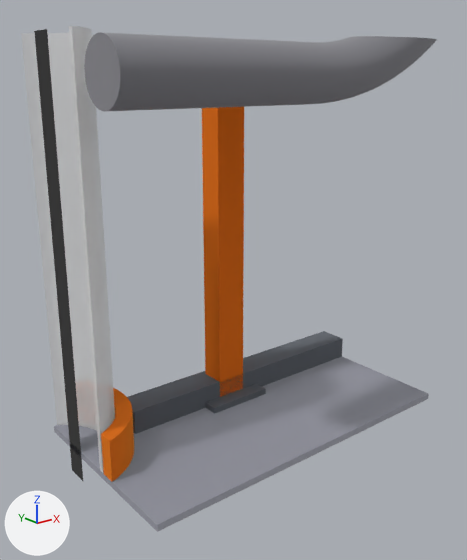
An edit to the glTF model docs/drawings/renders/track-supports-bottom-v2.glb, drawn before and after from the same camera.
One viewpoint serves both versions: a camera (50 mm lens) standing at (-122.0, -321.0, 512.0) and looking at (113.0, -27.0, 395.0). Arrows for +X, +Y and +Z are at lower left; the lights stay in place. The picture after the commit comes second. Where no turn or scale is listed for an object, it has been applied to the vertices. Vertices at exactly the same position are counted once.

The scene before the commit, as lines of its bpy script (objects in view):
```python
me_bottom_support_base_plates = bpy.data.meshes.new('bottom_support_base_plates')
me_bottom_support_base_plates.from_pydata(...)  # a box spanning x 103.0..147.0, y -20.0..16.0, z 304.0..308.0
me_bottom_support_base_plates.materials.append(mat_mat_5)  # grey #8c9199
me_bottom_support_posts = bpy.data.meshes.new('bottom_support_posts')
me_bottom_support_posts.from_pydata(...)  # a box spanning x 115.0..135.0, y -10.0..6.0, z 308.0..524.0
me_bottom_support_posts.materials.append(mat_mat_1)  # orange #f29933
me_growing_pipe = bpy.data.meshes.new('growing_pipe')
me_growing_pipe.from_pydata(...)  # 176 vertices, 348 faces; spans x 15.0..37.0, y -34.0..30.0, z 304.0..534.0
me_growing_pipe.materials.append(mat_mat_2)  # white #f2f2f2
me_lid = bpy.data.meshes.new('lid')
me_lid.from_pydata(...)  # a box spanning x 15.0..235.0, y -90.0..30.0, z 300.0..304.0
me_lid.materials.append(mat_mat_0)  # grey #9999a6
me_track_loop = bpy.data.meshes.new('track_loop')
me_track_loop.from_pydata(...)  # 3464 vertices, 6924 faces; spans x 15.0..235.0, y -76.0..-44.0, z 498.0..534.0
me_track_loop.materials.append(mat_mat_4)  # grey #b3b3b8
ob_bottom_support_base_plates = bpy.data.objects.new('bottom_support_base_plates', me_bottom_support_base_plates)
ob_bottom_support_base_plates.location = (0.0, 0.0, 0.0)
ob_bottom_support_posts = bpy.data.objects.new('bottom_support_posts', me_bottom_support_posts)
ob_bottom_support_posts.location = (0.0, 0.0, 0.0)
ob_growing_pipe = bpy.data.objects.new('growing_pipe', me_growing_pipe)
ob_growing_pipe.location = (0.0, 0.0, 0.0)
ob_lid = bpy.data.objects.new('lid', me_lid)
ob_lid.location = (0.0, 0.0, 0.0)
ob_track_loop = bpy.data.objects.new('track_loop', me_track_loop)
ob_track_loop.location = (0.0, 0.0, 0.0)
# also in view: 'socket' at (31.0, -8.0, 317.0); 'spine_tube' at (16.0, 0.0, 409.0); 'base_bar_and_lid_plates' at (142.0, 0.0, 312.0)
```
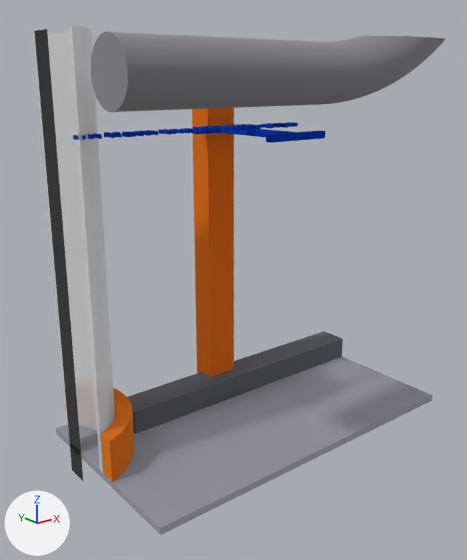
Pixel boxes [x1, y1, x2, y2] of what changed, in the pictures (467 x 560 px):
```json
{"object": "lid", "change": "reshaped", "before": [54, 357, 429, 532], "after": [56, 357, 432, 535]}
{"object": "track_loop", "change": "reshaped", "before": [84, 32, 437, 111], "after": [91, 32, 445, 112]}
{"object": "bottom_support_posts", "change": "moved", "before": [202, 107, 244, 397], "after": [192, 108, 234, 377]}
{"object": "track_offset_dimension", "change": "added", "after": [73, 122, 325, 143], "on screen": "blue"}
{"object": "bottom_support_base_plates", "change": "moved", "before": [205, 384, 266, 414], "after": [205, 384, 256, 408]}
```

Edits to the scene script, one JSON object a line:
```json
{"op": "add", "block": "mat_mat_9", "code": ["mat_mat_9 = principled_material('mat_9')", "mat_mat_9.base_color = (0.01, 0.1, 0.692)  # blue #1959d9", "mat_mat_9.metallic = 1.0", "mat_mat_9.roughness = 1.0"]}
{"block": "me_lid", "where": "# used by ob_lid; location = (0.0, 0.0, 0.0)"}
{"op": "remove", "block": "me_lid", "code": "me_lid.from_pydata(...)  # 8 vertices, 12 faces; spans x 15.0..235.0, y -90.0..30.0, z 300.0..304.0"}
{"op": "add", "block": "me_lid", "code": "me_lid.from_pydata(...)  # 8 vertices, 12 faces; spans x 15.0..235.0, y -93.0..27.0, z 300.0..304.0"}
{"block": "me_lid", "change": "me_lid part 1: the whole mesh is rebuilt"}
{"block": "me_track_loop", "where": "# used by ob_track_loop; location = (0.0, 0.0, 0.0)"}
{"op": "remove", "block": "me_track_loop", "code": "me_track_loop.from_pydata(...)  # 3464 vertices, 6924 faces; spans x 15.0..235.0, y -76.0..-44.0, z 498.0..534.0"}
{"op": "add", "block": "me_track_loop", "code": "me_track_loop.from_pydata(...)  # 3464 vertices, 6924 faces; spans x 15.0..235.0, y -82.0..-50.0, z 498.0..534.0"}
{"block": "me_track_loop", "change": "me_track_loop part 2: 18 vertices moved within x 148.0..223.0, y -65.0..-61.0, z 499.0..534.0; 3314 vertices removed from x 15.0..235.0, y -76.0..-44.0, z 498.0..534.0; 3314 vertices added at x 15.0..235.0, y -82.0..-50.0, z 498.0..534.0"}
{"block": "me_bottom_support_posts", "where": "# used by ob_bottom_support_posts; location = (0.0, 0.0, 0.0)"}
{"op": "remove", "block": "me_bottom_support_posts", "code": "me_bottom_support_posts.from_pydata(...)  # 8 vertices, 12 faces; spans x 115.0..135.0, y -10.0..6.0, z 308.0..524.0"}
{"op": "add", "block": "me_bottom_support_posts", "code": "me_bottom_support_posts.from_pydata(...)  # 8 vertices, 12 faces; spans x 115.0..135.0, y 0.0..16.0, z 308.0..524.0"}
{"block": "me_bottom_support_posts", "change": "me_bottom_support_posts part 3: the whole mesh is moved by (0.0, 10.0, 0.0)"}
{"block": "me_bottom_support_base_plates", "where": "# used by ob_bottom_support_base_plates; location = (0.0, 0.0, 0.0)"}
{"op": "remove", "block": "me_bottom_support_base_plates", "code": "me_bottom_support_base_plates.from_pydata(...)  # 8 vertices, 12 faces; spans x 103.0..147.0, y -20.0..16.0, z 304.0..308.0"}
{"op": "add", "block": "me_bottom_support_base_plates", "code": "me_bottom_support_base_plates.from_pydata(...)  # 8 vertices, 12 faces; spans x 103.0..147.0, y -10.0..26.0, z 304.0..308.0"}
{"block": "me_bottom_support_base_plates", "change": "me_bottom_support_base_plates part 4: the whole mesh is moved by (0.0, 10.0, 0.0)"}
{"op": "add", "block": "me_track_offset_dimension", "code": ["me_track_offset_dimension = bpy.data.meshes.new('track_offset_dimension')", "me_track_offset_dimension.from_pydata(...)  # 12266 vertices, 24480 faces; spans x 15.0..158.7, y -68.0..2.0, z 480.0..486.0", "me_track_offset_dimension.materials.append(mat_mat_9)  # blue #1959d9"]}
{"op": "add", "block": "ob_track_offset_dimension", "code": ["ob_track_offset_dimension = bpy.data.objects.new('track_offset_dimension', me_track_offset_dimension)", "ob_track_offset_dimension.location = (0.0, 0.0, 0.0)"]}
```
